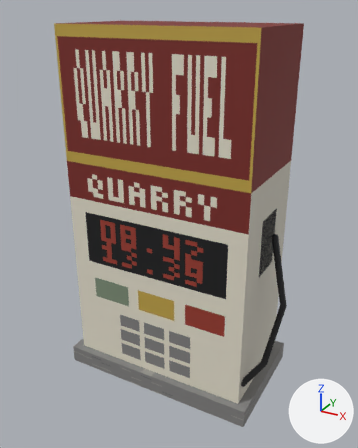
Renders of the glTF model THE_VEIL_ASSETS_V2/04_Commercial/Shared_Props/COM_FuelPump.glb from each side of a commit.
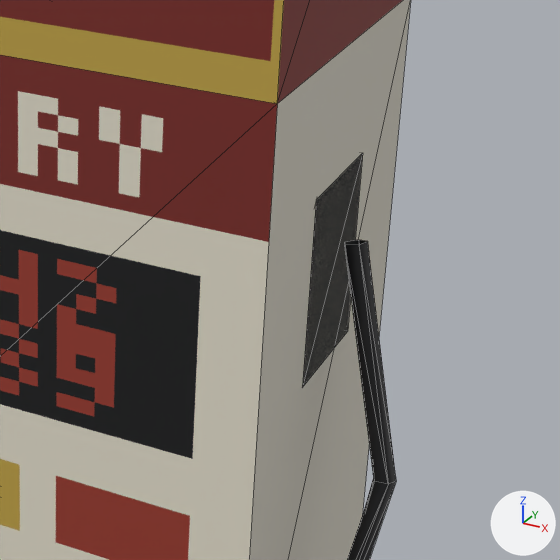
Old and new are each drawn whole from a 50 mm camera at (1.18, -2.15, 1.97) aimed at (0.01, -0.02, 0.9) and again close up on the part from 47% to 94% of the width and 36% to 74% of the height. Lighting does not change. The marker at lower right points along +X, +Y and +Z. The older version's two pictures come first. The close-ups show mesh edges as thin lines. Objects named as collision shapes, trigger or cutter boxes, shadow casters or lower levels of detail are left out. Where no turn or scale is listed for an object, it has been applied to the vertices. Vertices at exactly the same position are counted once.

The older version as bpy lines, for what is in view:
```python
me_com_fuelpump_mesh = bpy.data.meshes.new('COM_FuelPump_Mesh')
me_com_fuelpump_mesh.from_pydata(...)  # 76 vertices, 110 faces; spans x -0.64..0.64, y -0.32..0.32, z 0.0..1.9
me_com_fuelpump_mesh.materials.append(mat_m_com4_atlas)  # picture img_image_0
# before: 48 (0.44, 0.1, 1.05), 49 (0.44, -0.1, 1.05), 50 (0.5, -0.1, 1.05) at pixel (316, 199), 51 (0.5, 0.1, 1.05) at pixel (362, 152), 53 (0.5, 0.1, 0.75) at pixel (347, 331)
# before: 55 (0.44, -0.1, 0.75)
ob_com_fuelpump_mesh = bpy.data.objects.new('COM_FuelPump_Mesh', me_com_fuelpump_mesh)
ob_com_fuelpump_mesh.location = (0.0, 0.0, 0.0)
```
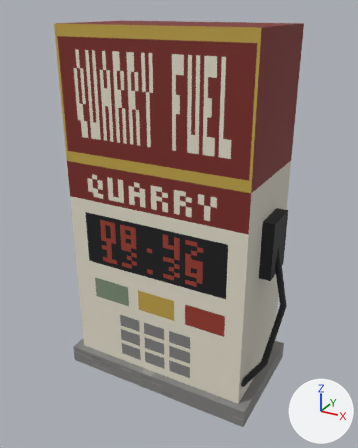
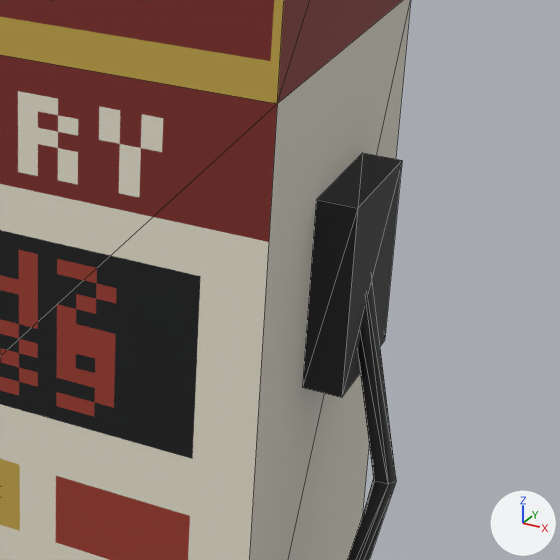
The change, as a list of edits to the scene's bpy script:
```text
Change me_com_fuelpump_mesh:
    where me_com_fuelpump_mesh.from_pydata(...)  # 76 vertices, 110 faces; spans x -0.64..0.64, y -0.32..0.32, z 0.0..1.9
    used by ob_com_fuelpump_mesh; location = (0.0, 0.0, 0.0)
    me_com_fuelpump_mesh part 1
    add for i in [*range(48, 52), 53, 55]: me_com_fuelpump_mesh.vertices[i].co += Vector((0.06, 0.0, 0.0))
    me_com_fuelpump_mesh.vertices[52].co: (0.5, -0.1, 0.75) -> (0.5, 0.1, 0.75)  # pixel (302, 387) -> not seen
    me_com_fuelpump_mesh.vertices[54].co: (0.44, 0.1, 0.75) -> (0.56, -0.1, 0.75)  # not seen -> pixel (341, 397)
```

Where the change shows, as pixel boxes (x1, y1, x2, y2) in the close-ups (560 x 560 px; the box of a moved part takes in the faces that stretch with it):
part 1 of me_com_fuelpump_mesh, moved or reshaped
    before: (302, 154, 363, 388)
    after: (302, 153, 402, 398)
